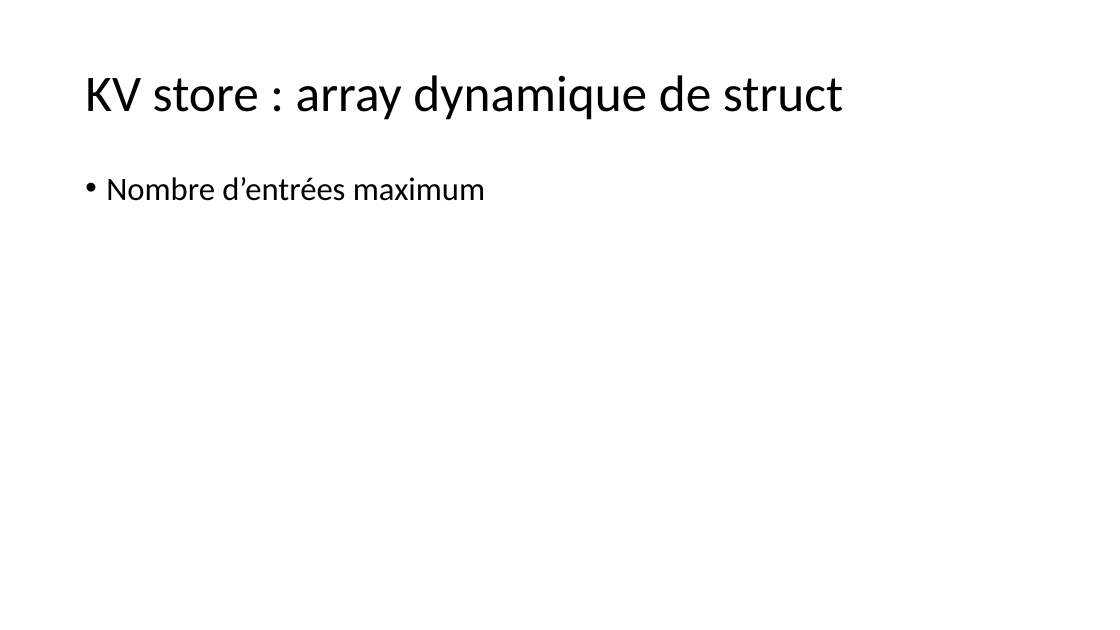
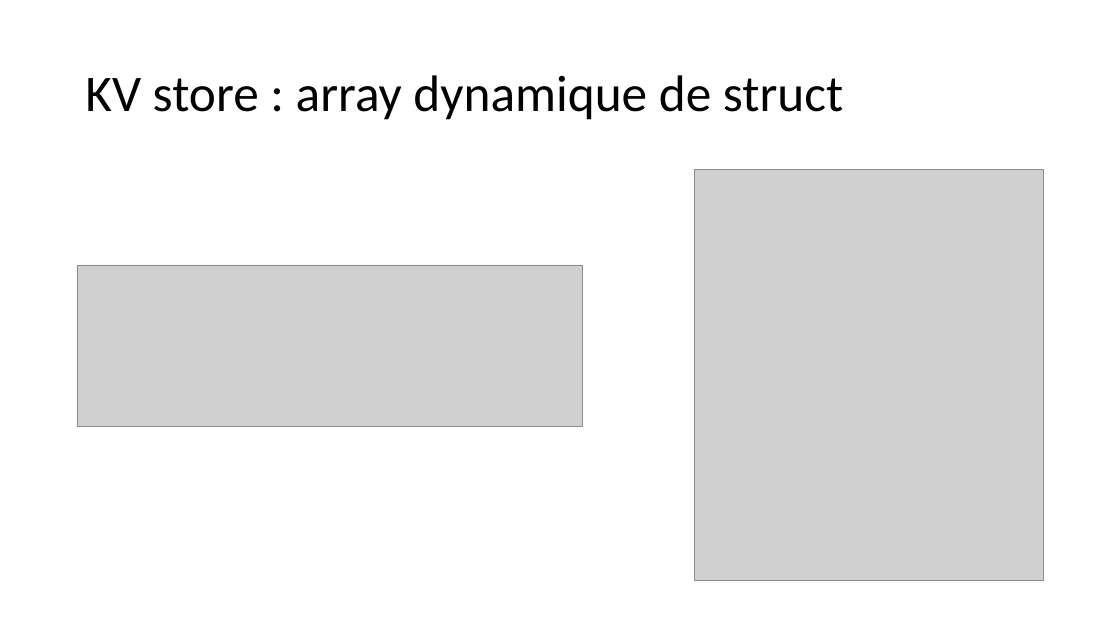
Before and after one commit to inefix/Key-Value-Store, a slide deck: slide 6 of presentation/KVS_presentation.pptx. Drawn at 1120x630 pixels with LibreOffice and Linux fonts; fonts in the diff are those of the drawing; grey boxes stand for pictures. Boxes give left, top, right and bottom in pixels: in the first picture for what was removed or moved away, otherwise in the second. Text is boxed around its words. In the diff, an @@ line names an element or a change of style, - is before the commit and + after.

Commit message:
ppt

```diff
--- a/presentation/KVS_presentation.pptx
+++ b/presentation/KVS_presentation.pptx
@@ text removed at bbox=[106, 177, 485, 201] @@
-• Nombre d’entrées maximum
@@ picture added at bbox=[695, 170, 1044, 581] @@
@@ picture added at bbox=[77, 265, 583, 426] @@
```
Also in this commit, not shown: 1 slide added.
